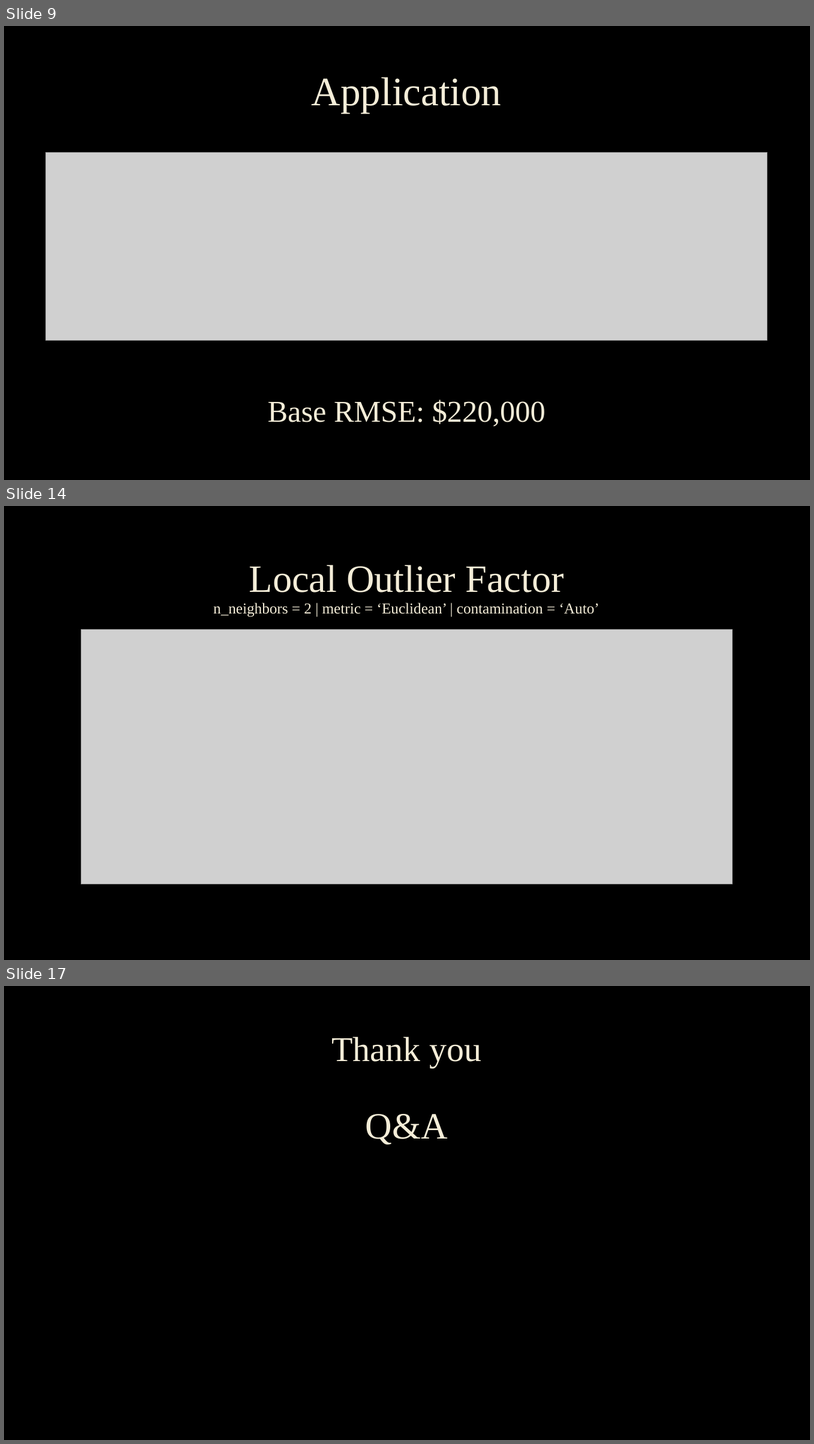
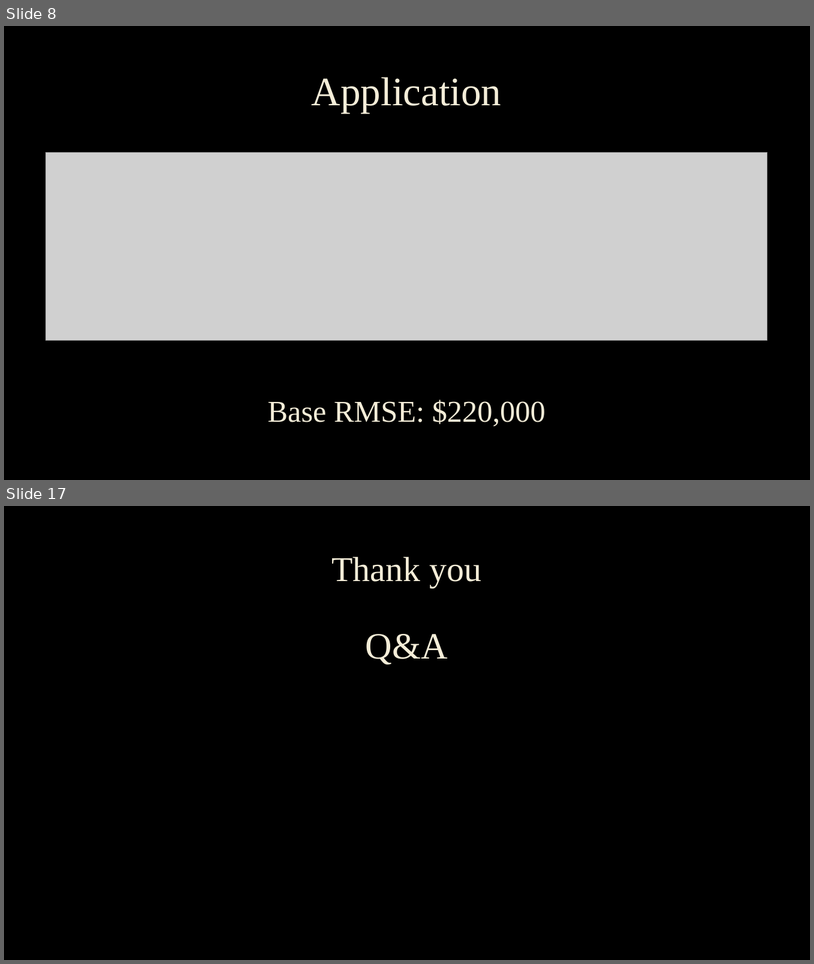
Before and after one commit to cmbfuqua/senior_project, a slide deck: Outlier Detection Presentation.pptx. Shown one above the other, each under a label of ours: slides 9, 14 and 17 before the commit, slides 8 and 17 after it; the slides between them are not shown. The pictures are 814x1444 and 814x964 pixels, drawn with LibreOffice and Linux fonts; fonts in the diff are those of the drawing; grey boxes stand for pictures; background and template pictures are left out. Boxes give left, top, right and bottom in pixels: in the first picture for what was removed or moved away, otherwise in the second. Text is boxed around its words. In the diff, an @@ line names an element or a change of style, - is before the commit and + after.

```diff
--- a/Outlier Detection Presentation.pptx
+++ b/Outlier Detection Presentation.pptx
@@ slide 14 removed at [4, 506, 810, 960], background picture (left out) @@
@@ title removed at [213, 565, 600, 617] @@
-Local Outlier Factor
-n_neighbors = 2 | metric = ‘Euclidean’ | contamination = ‘Auto’
@@ picture removed at [81, 630, 732, 883] @@
@@ what was slide 9 is now slide 8 @@
```
Also in this commit, not shown: 7 slides changed, 7 slides added, 3 other slides removed, 11 other files.
